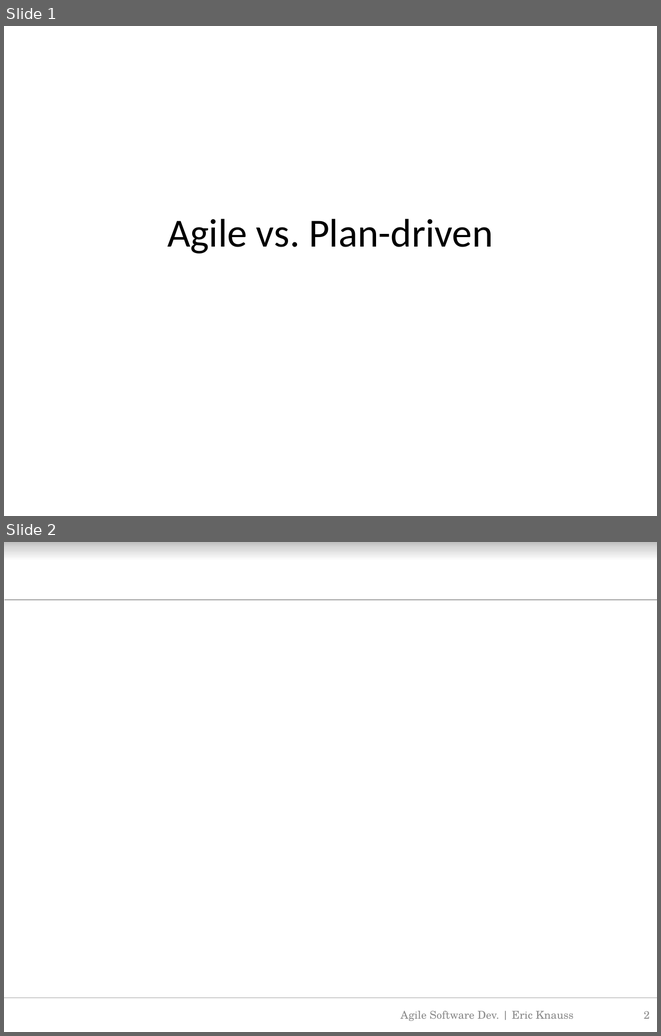
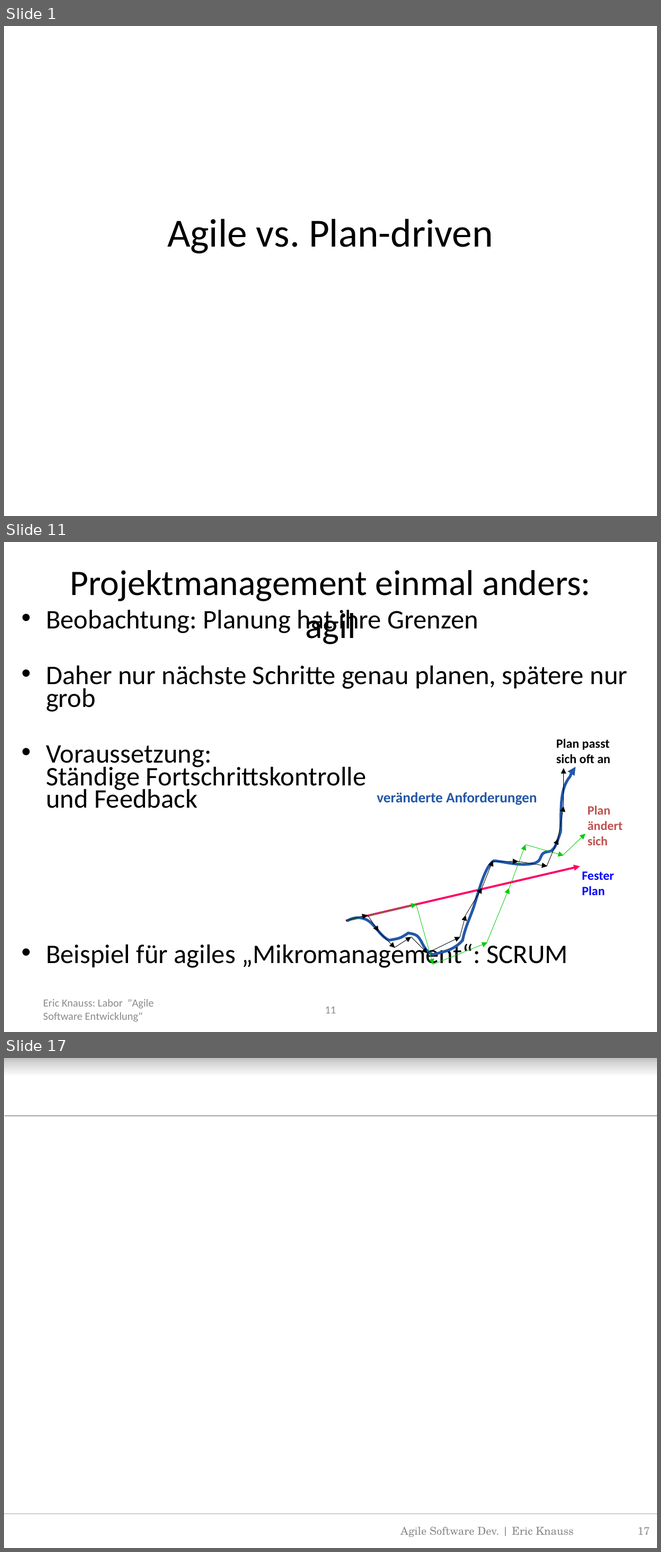
Before and after one commit to oerich/EDA397, a slide deck: Slides/src/agile-dev-processes-8-agile-vs-plan-driven.pptx. Shown one above the other, each under a label of ours: slides 1 and 2 before the commit, slides 1, 11 and 17 after it; the slides between them are not shown. The pictures are 661x1036 and 661x1552 pixels, drawn with LibreOffice and Linux fonts; fonts in the diff are those of the drawing; background and template pictures are left out. Boxes give left, top, right and bottom in pixels: in the first picture for what was removed or moved away, otherwise in the second. Text is boxed around its words. In the diff, an @@ line names an element or a change of style, - is before the commit and + after.

```diff
--- a/Slides/src/agile-dev-processes-8-agile-vs-plan-driven.pptx
+++ b/Slides/src/agile-dev-processes-8-agile-vs-plan-driven.pptx
@@ slide 11 added at (4, 542, 657, 1032), background #FFFFFF @@
@@ title added at (70, 570, 591, 644), 39.6 pt, text #000000 @@
+Projektmanagement einmal anders: agil
@@ text added at (46, 610, 627, 968), 29.6 pt, text #000000 @@
+• Beobachtung: Planung hat ihre Grenzen
+• Daher nur nächste Schritte genau planen, spätere nur grob
+• Voraussetzung:
+  Ständige Fortschrittskontrolle
+  und Feedback
+• Beispiel für agiles „Mikromanagement“: SCRUM
@@ group added at (346, 739, 610, 953): 14 arrows, 1 text @@
+Plan passt
+sich oft an
@@ freeform shape added at (347, 767, 575, 955), outline #2358A7 3 pt @@
@@ text added at (377, 792, 537, 805), 16 pt, text #2358A7, bold @@
+veränderte Anforderungen
@@ group added at (347, 805, 623, 964): 7 arrows, 1 text @@
+Plan
+ändert
+sich
@@ arrow added from (346, 921) to (580, 866), #FF0066 2.25 pt @@
@@ text added at (582, 871, 614, 895), 14 pt, text #0000FF, bold @@
+Fester
+Plan
@@ text added at (43, 999, 153, 1022), 12 pt, text #8C8C8C @@
+Eric Knauss: Labor "Agile Software Entwicklung"
@@ page number added at (325, 1006, 336, 1013), 12 pt, text #8C8C8C @@
+11
@@ what was slide 2 is now slide 17 @@
@@ page number at (637, 1527, 650, 1534): text changed @@
-2
+17
```
Also in this commit, not shown: 1 slide changed, 28 other slides added, 2 other files.
